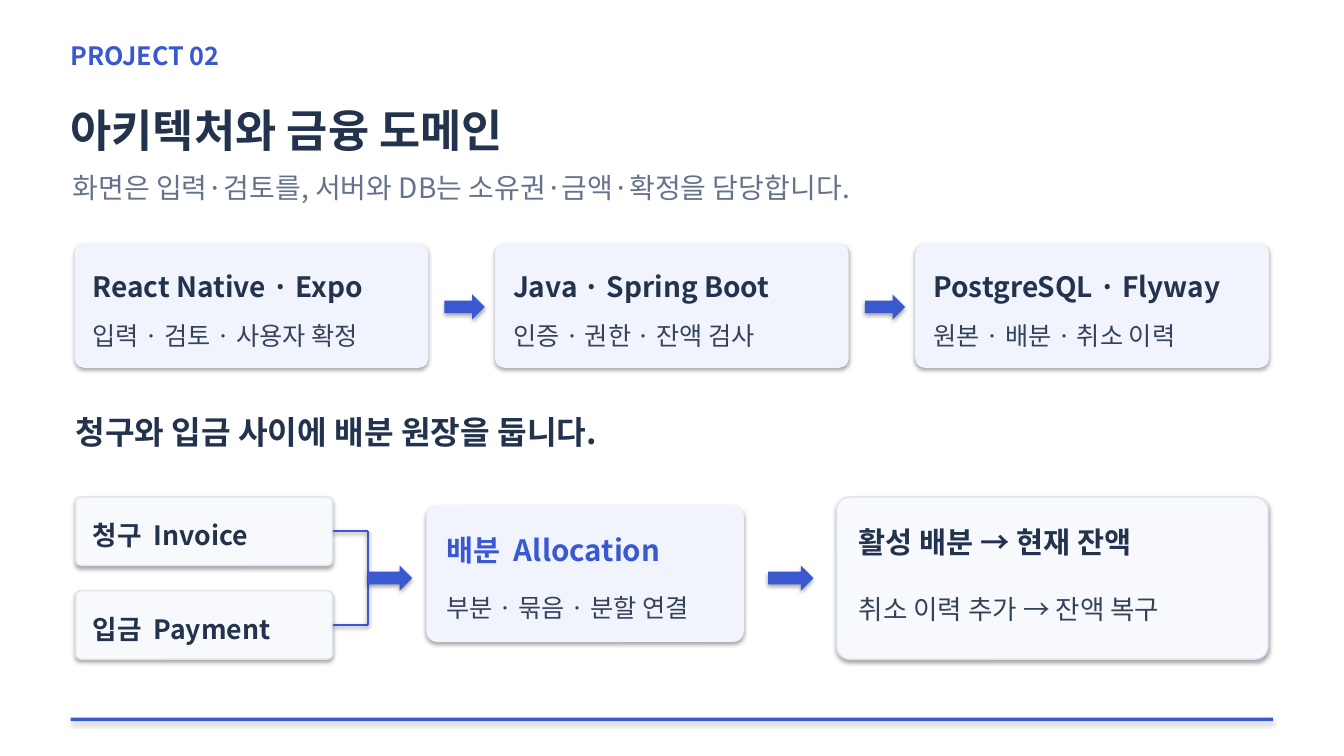
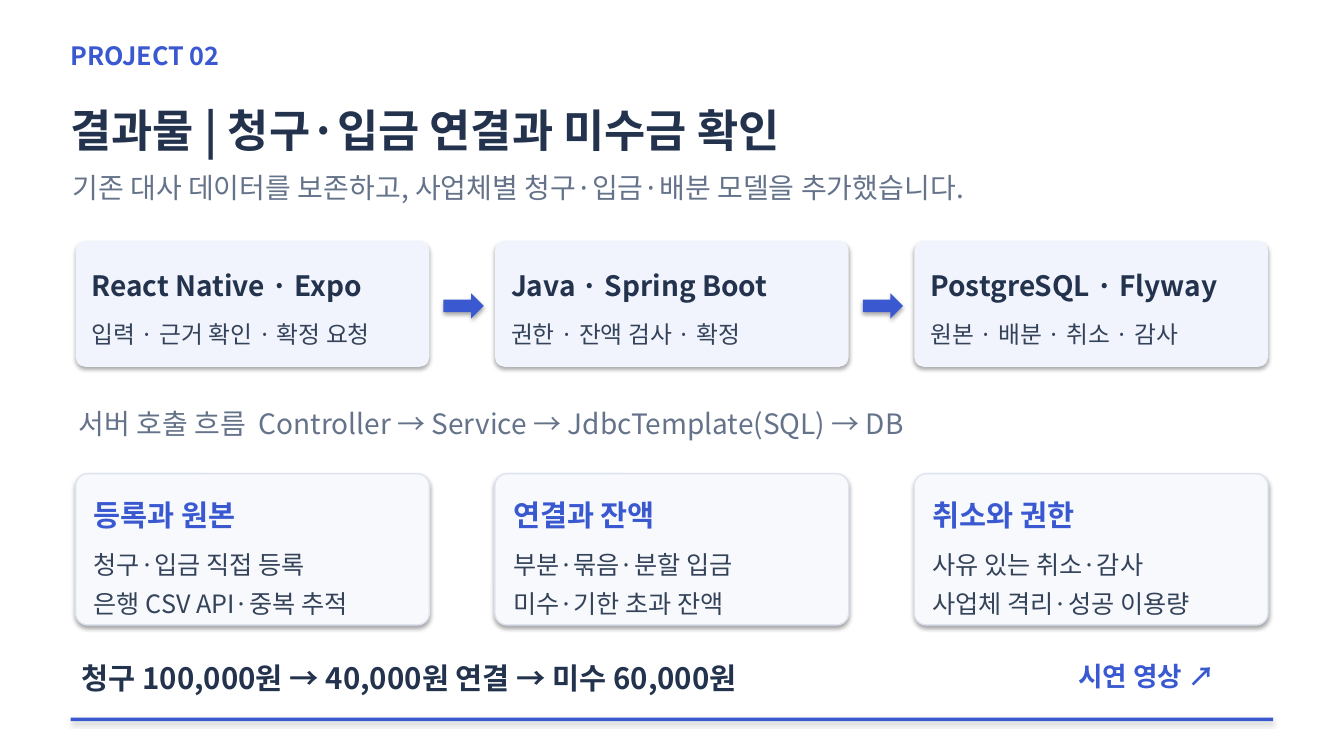
Before and after one commit to yeeunkim7/smallbiz-accounting-backend, a slide deck: slide 3 of docs/portfolio/chagok-project.pptx (slide 2 before the commit). Drawn at 1344x756 pixels with LibreOffice and Linux fonts; fonts in the diff are those of the drawing. Boxes give left, top, right and bottom in pixels: in the first picture for what was removed or moved away, otherwise in the second. Text is boxed around its words. In the diff, an @@ line names an element or a change of style, - is before the commit and + after.

Commit message:
포트폴리오: AI 협업 발표 5장 재구성과 핵심 코드 학습 자료 추가

```diff
--- a/docs/portfolio/chagok-project.pptx
+++ b/docs/portfolio/chagok-project.pptx
@@ text at (x1=71, y1=109, x2=779, y2=151): text changed @@
-아키텍처와 금융 도메인
+결과물 | 청구·입금 연결과 미수금 확인
@@ text at (x1=73, y1=174, x2=964, y2=203): text changed @@
-화면은 입력·검토를, 서버와 DB는 소유권·금액·확정을 담당합니다.
+기존 대사 데이터를 보존하고, 사업체별 청구·입금·배분 모델을 추가했습니다.
@@ text at (x1=92, y1=323, x2=370, y2=345): text changed; size 18 to 17 pt @@
-입력 · 검토 · 사용자 확정
+입력 · 근거 확인 · 확정 요청
@@ text at (x1=511, y1=323, x2=740, y2=345): text changed; size 18 to 17 pt @@
-인증 · 권한 · 잔액 검사
+권한 · 잔액 검사 · 확정
@@ text at (x1=930, y1=323, x2=1178, y2=345): text changed; size 18 to 17 pt @@
-원본 · 배분 · 취소 이력
+원본 · 배분 · 취소 · 감사
@@ text at (x1=79, y1=410, x2=904, y2=441): text changed; size 23 to 20 pt; text colour #23334D to #65738A; bold off @@
-청구와 입금 사이에 배분 원장을 둡니다.
+서버 호출 흐름 Controller → Service → JdbcTemplate(SQL) → DB
@@ rounded rectangle resized from (x1=76, y1=497, x2=333, y2=566) to (x1=76, y1=474, x2=430, y2=625) @@
@@ rounded rectangle resized from (x1=426, y1=505, x2=744, y2=642) to (x1=495, y1=474, x2=849, y2=625) @@
@@ rounded rectangle at (x1=495, y1=474, x2=849, y2=625): fill #F1F4FD to #F7F9FC; outline none to #DDE4F0 1 pt @@
@@ rounded rectangle resized from (x1=837, y1=497, x2=1268, y2=659) to (x1=914, y1=474, x2=1268, y2=625) @@
@@ text at (x1=94, y1=501, x2=236, y2=529): text changed; size 19 to 21 pt; text colour #23334D to #3A59D1 @@
-청구 Invoice
+등록과 원본
@@ text added at (x1=513, y1=501, x2=655, y2=529), 21 pt, text #3A59D1, bold @@
+연결과 잔액
@@ text added at (x1=932, y1=501, x2=1074, y2=529), 21 pt, text #3A59D1, bold @@
+취소와 권한
@@ line removed from (333, 531) to (368, 531) @@
@@ line removed from (368, 531) to (368, 625) @@
@@ text removed at (x1=447, y1=536, x2=660, y2=564) @@
-배분 Allocation
@@ text removed at (x1=859, y1=528, x2=1131, y2=556) @@
-활성 배분 → 현재 잔액
@@ text added at (x1=94, y1=553, x2=347, y2=615), 18 pt, text #34435A @@
+청구·입금 직접 등록
+은행 CSV API·중복 추적
@@ right arrow removed at (x1=368, y1=566, x2=412, y2=591) @@
@@ text at (x1=513, y1=553, x2=732, y2=615): text changed @@
-부분 · 묶음 · 분할 연결
+부분·묶음·분할 입금
+미수·기한 초과 잔액
@@ right arrow removed at (x1=768, y1=566, x2=814, y2=591) @@
@@ text added at (x1=932, y1=553, x2=1190, y2=615), 18 pt, text #34435A @@
+사유 있는 취소·감사
+사업체 격리·성공 이용량
@@ rounded rectangle removed at (x1=76, y1=591, x2=333, y2=659) @@
@@ text removed at (x1=859, y1=597, x2=1159, y2=621) @@
-취소 이력 추가 → 잔액 복구
@@ text removed at (x1=93, y1=616, x2=271, y2=645) @@
-입금 Payment
@@ line removed from (333, 625) to (368, 625) @@
@@ text added at (x1=82, y1=664, x2=736, y2=695), 21 pt, text #23334D, bold @@
+청구 100,000원 → 40,000원 연결 → 미수 60,000원
@@ text added at (x1=1079, y1=663, x2=1182, y2=689), 19 pt, text #3A59D1, bold @@
+시연 영상 ↗
```
Also in this commit, not shown: 1 other slide changed, 3 slides added, 3 slides removed, 7 other files.
